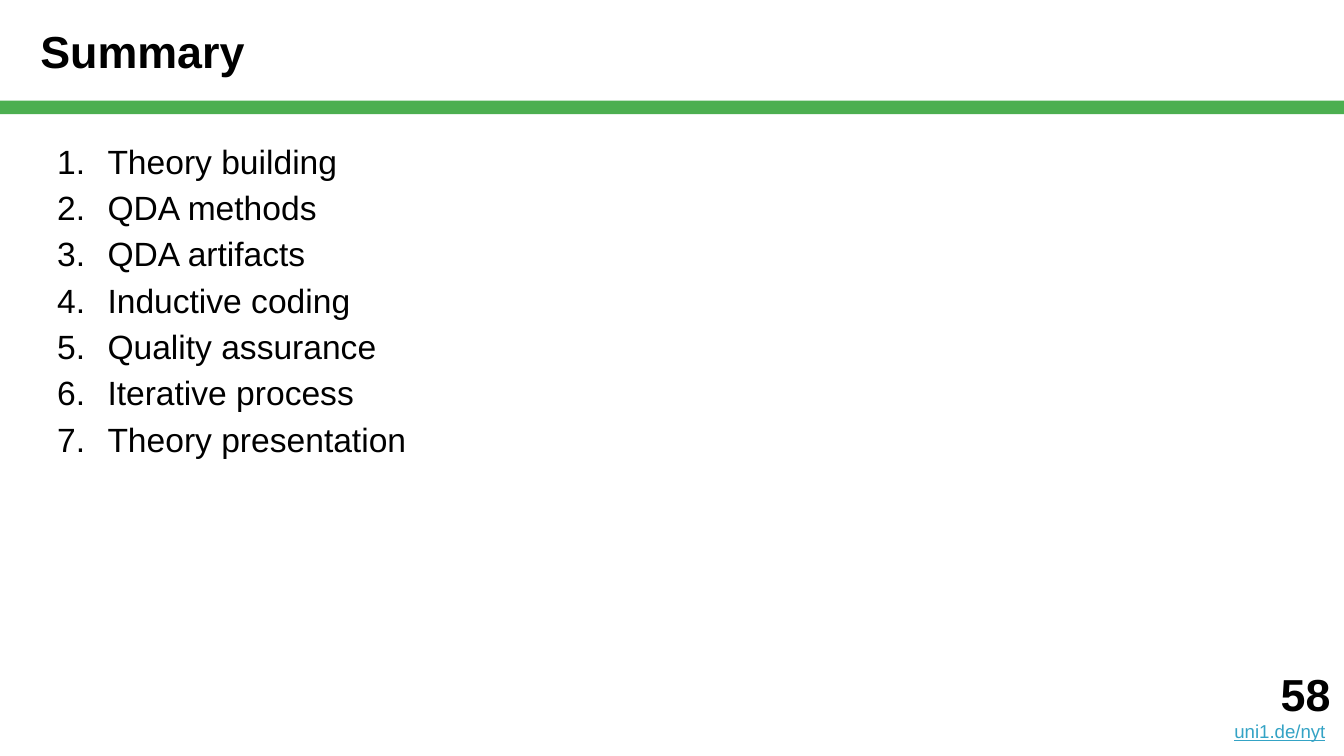
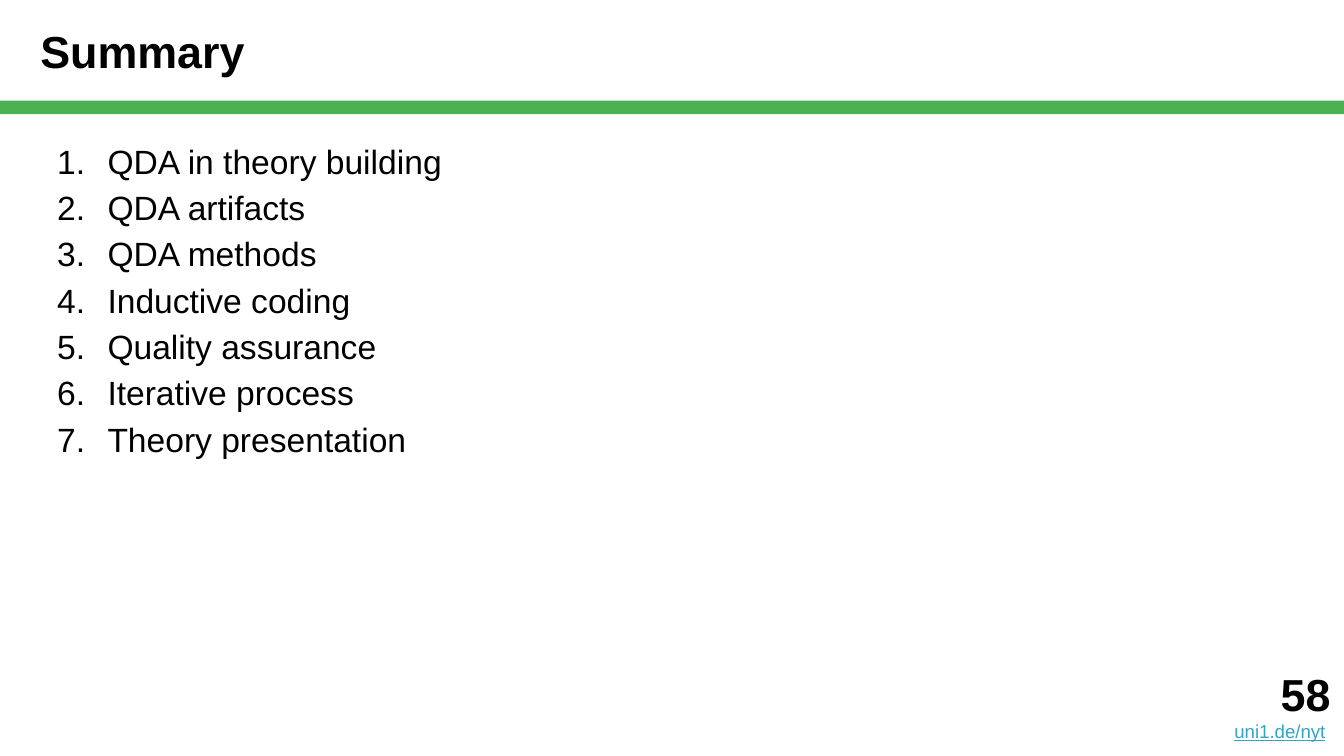
Before and after one commit to dirkriehle/nyt-course, a slide deck: slide 58 of Lecture slides/NYT B03 - Qualitative Data Analysis.pptx. Drawn at 1344x756 pixels with LibreOffice and Linux fonts; fonts in the diff are those of the drawing. Boxes give left, top, right and bottom in pixels: in the first picture for what was removed or moved away, otherwise in the second. Text is boxed around its words. In the diff, an @@ line names an element or a change of style, - is before the commit and + after.

```diff
--- a/Lecture slides/NYT B03 - Qualitative Data Analysis.pptx
+++ b/Lecture slides/NYT B03 - Qualitative Data Analysis.pptx
@@ text at [108, 149, 442, 226]: text changed @@
-1. Theory building
+1. QDA in theory building
+2. QDA artifacts
@@ text at [108, 241, 306, 272]: paragraph removed @@
-3. QDA artifacts
```
Also in this commit, not shown: 10 other slides changed, 1 other file.
